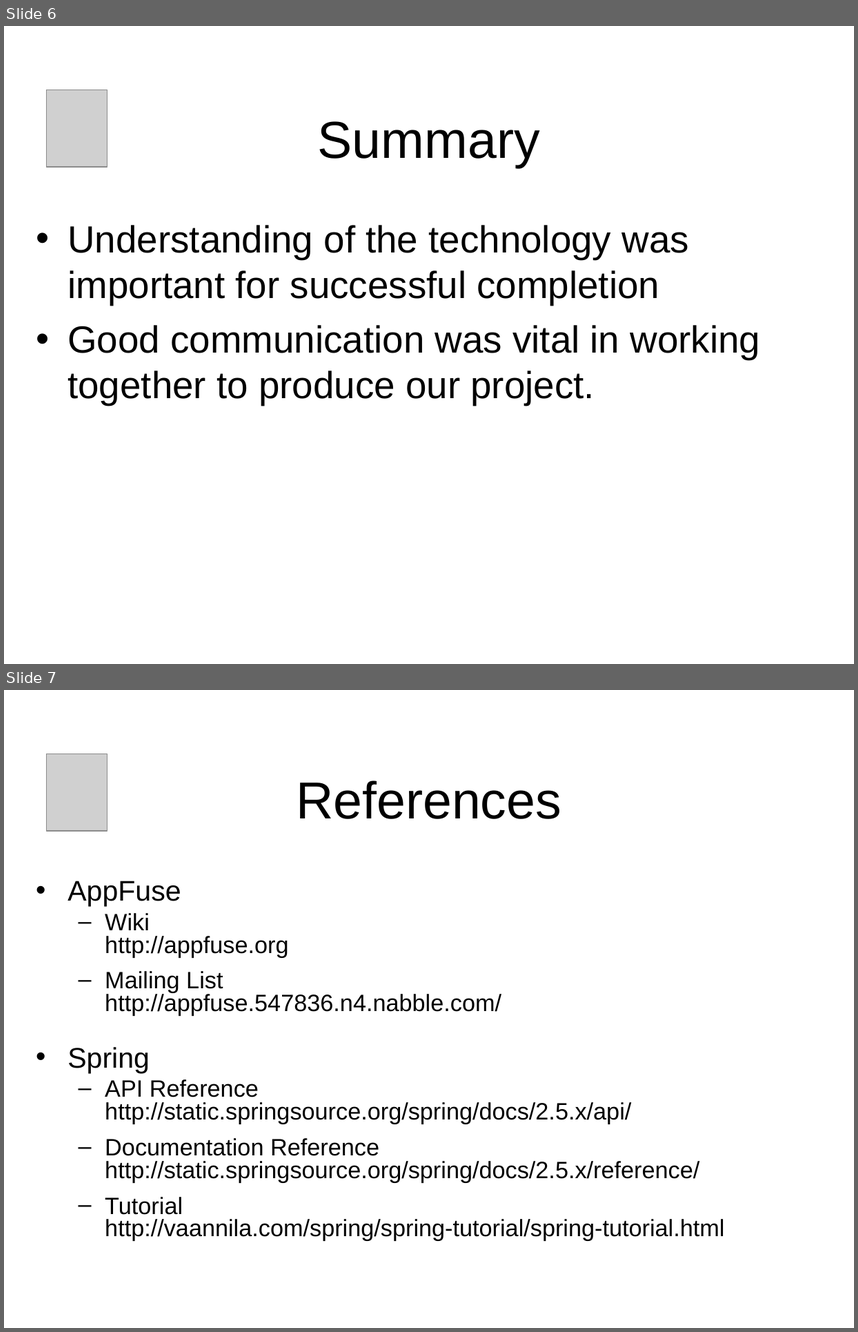
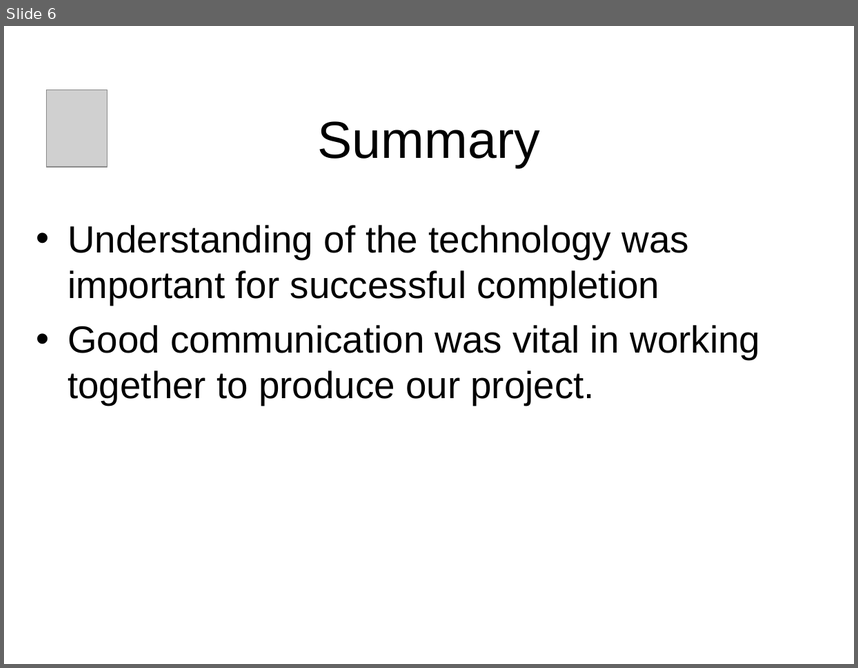
Before and after one commit to piannaf/tigers, a slide deck: docs/2010-09-20_Project Analysis Presentation/analysis.ppt. Shown one above the other, each under a label of ours: slides 6 and 7 before the commit, slide 6 after it. The pictures are 858x1332 and 858x668 pixels, drawn with LibreOffice and Linux fonts; fonts in the diff are those of the drawing; grey boxes stand for pictures; background and template pictures are left out. Boxes give left, top, right and bottom in pixels: in the first picture for what was removed or moved away, otherwise in the second. Text is boxed around its words. In the diff, an @@ line names an element or a change of style, - is before the commit and + after.

Commit message:
Final version * No more reference slide

```diff
--- a/docs/2010-09-20_Project Analysis Presentation/analysis.ppt
+++ b/docs/2010-09-20_Project Analysis Presentation/analysis.ppt
@@ slide 7 removed at [4,690,854,1328], background picture (left out) @@
@@ picture removed at [47,753,107,831] @@
@@ title removed at [296,780,562,819] @@
-References
@@ text removed at [67,880,724,1241] @@
-• AppFuse
-  – Wiki
-    http://appfuse.org
-  – Mailing List
-    http://appfuse.547836.n4.nabble.com/
-• Spring
-  – API Reference
-    http://static.springsource.org/spring/docs/2.5.x/api/
-  – Documentation Reference
-    http://static.springsource.org/spring/docs/2.5.x/reference/
-  – Tutorial
-    http://vaannila.com/spring/spring-tutorial/spring-tutorial.html
```
Also in this commit, not shown: 1 slide changed.
